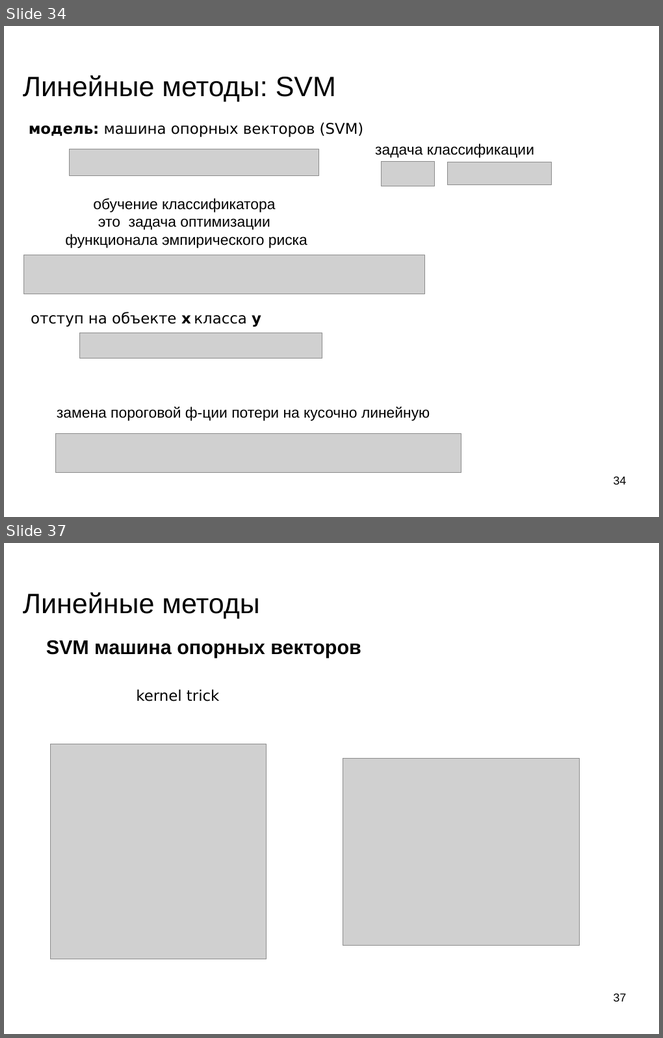
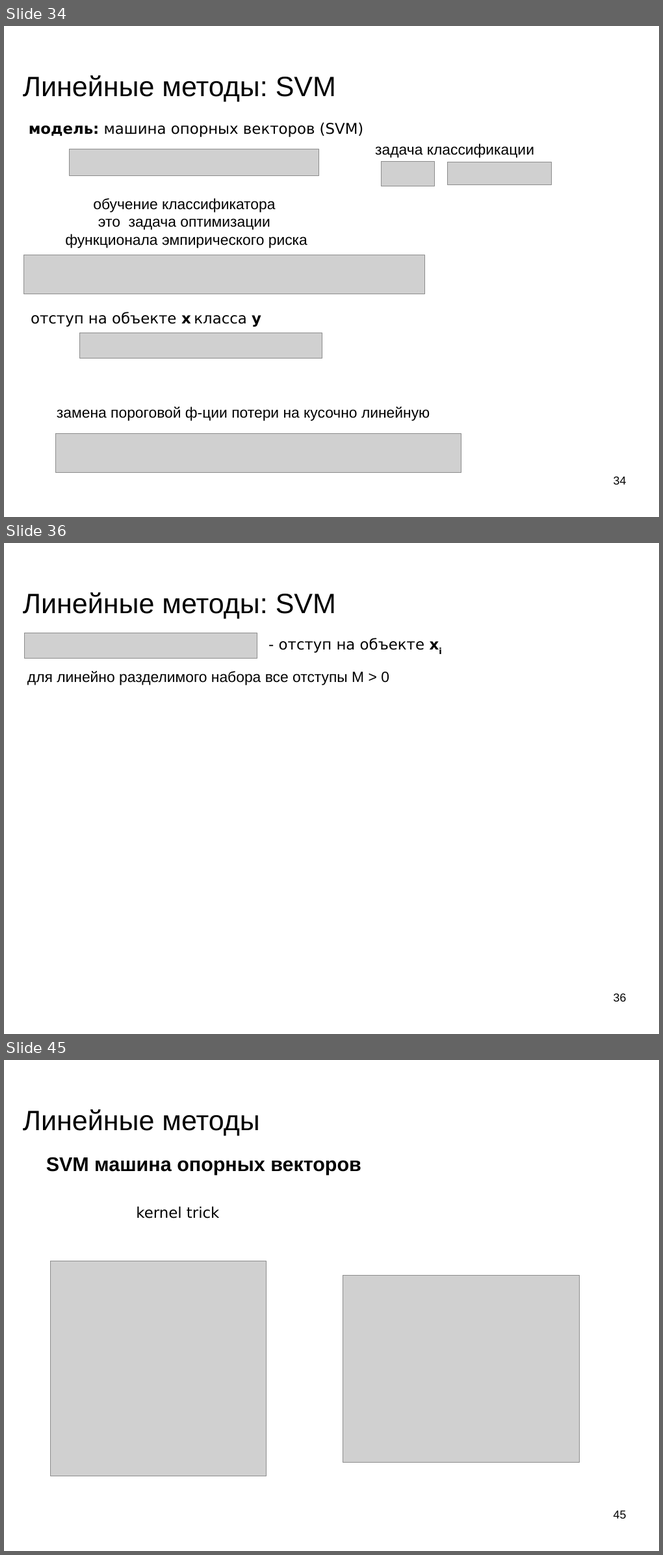
Before and after one commit to mechanoid5/ml_lectorium_legacy, a slide deck: 09-linear.odp. Shown one above the other, each under a label of ours: slides 34 and 37 before the commit, slides 34, 36 and 45 after it; the slides between them are not shown. The pictures are 663x1038 and 663x1555 pixels, drawn with LibreOffice and Linux fonts; fonts in the diff are those of the drawing; grey boxes stand for pictures; background and template pictures are left out. Boxes give left, top, right and bottom in pixels: in the first picture for what was removed or moved away, otherwise in the second. Text is boxed around its words. In the diff, an @@ line names an element or a change of style, - is before the commit and + after.

```diff
--- a/09-linear.odp
+++ b/09-linear.odp
@@ slide 36 added at (4, 543, 659, 1034), background picture (left out) @@
@@ title added at (23, 592, 336, 618), 33.9 pt, text #000000 @@
+Линейные методы: SVM
@@ picture added at (24, 633, 258, 658) @@
@@ text added at (279, 638, 425, 653), 18 pt, text #000000 @@
+- отступ на объекте xi
@@ text added at (27, 671, 389, 685), 18 pt, text #000000 @@
+для линейно разделимого набора все отступы M > 0
@@ page number added at (614, 993, 627, 1002), 14 pt, text #000000 @@
+36
@@ what was slide 37 is now slide 45 @@
@@ page number at (614, 1510, 627, 1519): text changed @@
-37
+45
```
Also in this commit, not shown: 2 slides changed, 7 other slides added.
